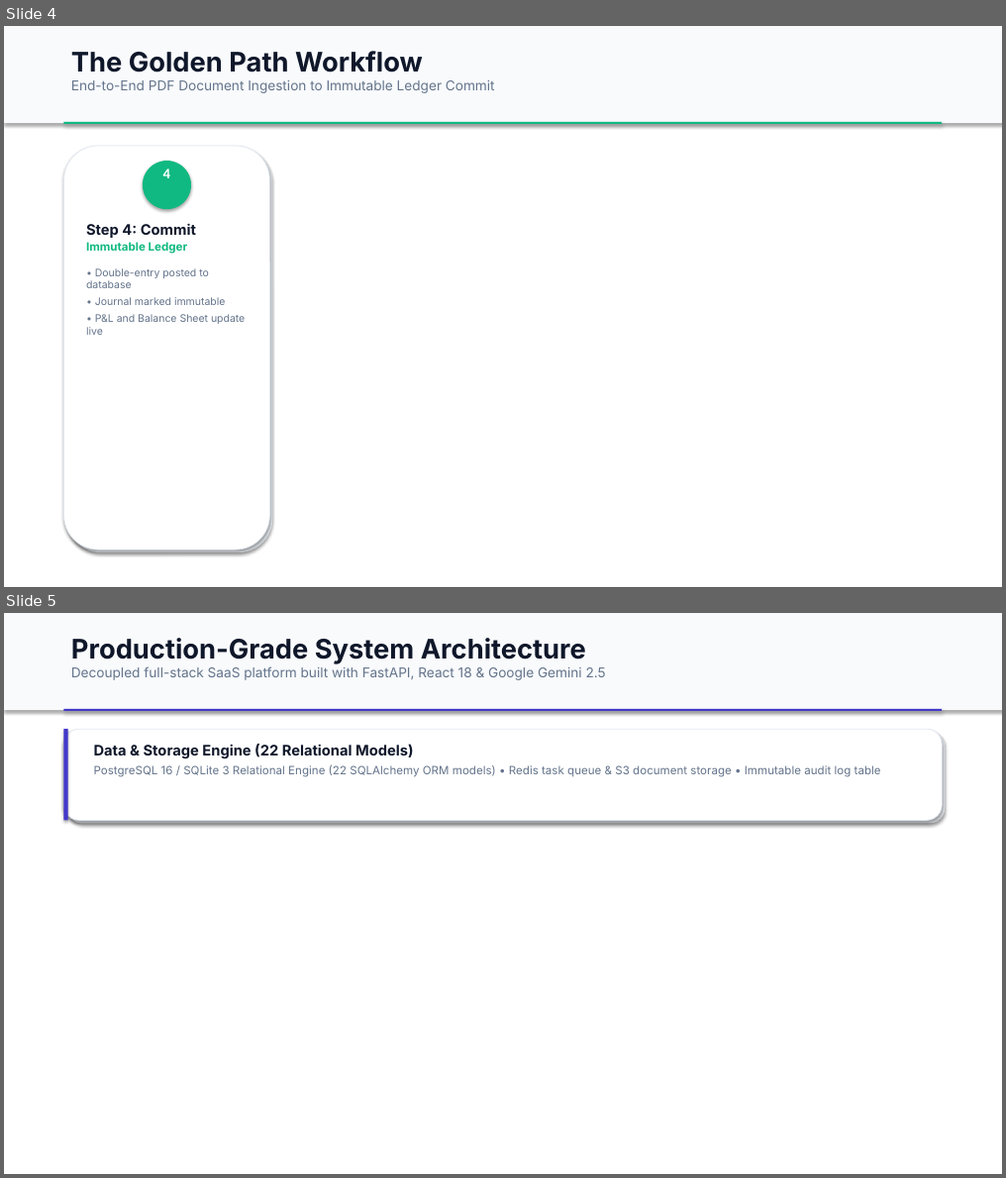
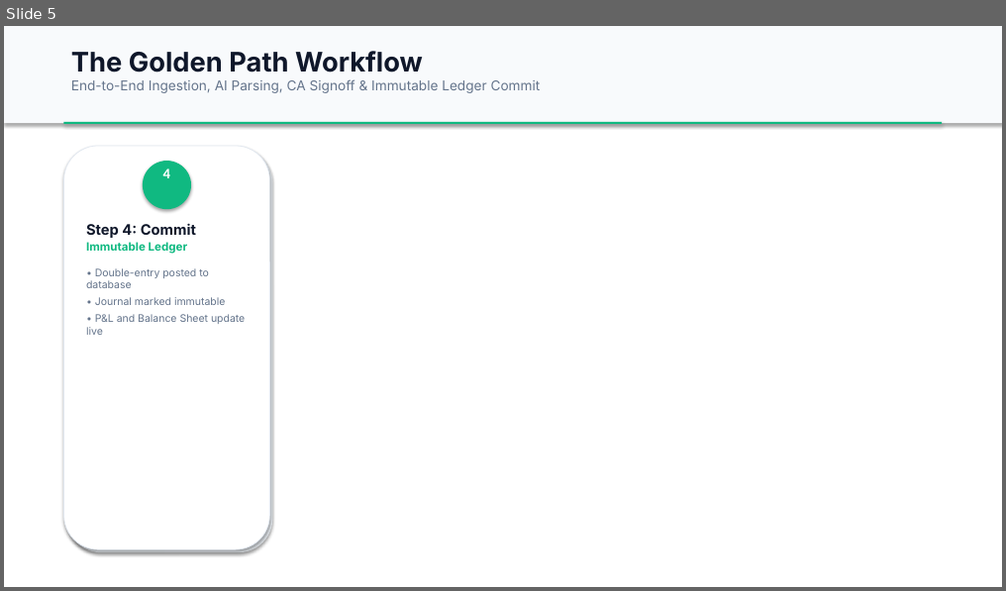
Before and after one commit to Abhitech-st/Vyapar-Mandap, a slide deck: Vyapar_Mandap_Presentation.pptx. Shown one above the other, each under a label of ours: slides 4 and 5 before the commit, slide 5 after it. The pictures are 1006x1178 and 1006x591 pixels, drawn with LibreOffice and Linux fonts; fonts in the diff are those of the drawing. Boxes give left, top, right and bottom in pixels: in the first picture for what was removed or moved away, otherwise in the second. Text is boxed around its words. In the diff, an @@ line names an element or a change of style, - is before the commit and + after.

Commit message:
docs: update presentation deck and README for OpenAI Codex architecture

```diff
--- a/Vyapar_Mandap_Presentation.pptx
+++ b/Vyapar_Mandap_Presentation.pptx
@@ slide 5 removed at [4,613,1002,1174], background #FFFFFF @@
@@ rectangle removed at [4,613,1002,710] @@
@@ text removed at [71,638,606,680] @@
-Production-Grade System Architecture
-Decoupled full-stack SaaS platform built with FastAPI, React 18 & Google Gemini 2.5
@@ rectangle removed at [63,709,943,711] @@
@@ rounded rectangle removed at [63,729,943,820] @@
@@ rectangle removed at [63,729,68,820] @@
@@ rounded rectangle removed at [67,732,945,823] @@
@@ text removed at [94,744,881,777] @@
-Data & Storage Engine (22 Relational Models)
-PostgreSQL 16 / SQLite 3 Relational Engine (22 SQLAlchemy ORM models) • Redis task queue & S3 document storage • Immutable audit log table
@@ what was slide 4 is now slide 5 @@
@@ slide 5 changed as well @@
@@ text at [71,79,541,93]: text changed @@
-End-to-End PDF Document Ingestion to Immutable Ledger Commit
+End-to-End Ingestion, AI Parsing, CA Signoff & Immutable Ledger Commit
```
Also in this commit, not shown: 5 other slides changed, 2 slides added, 1 other slide removed, 5 other files.
